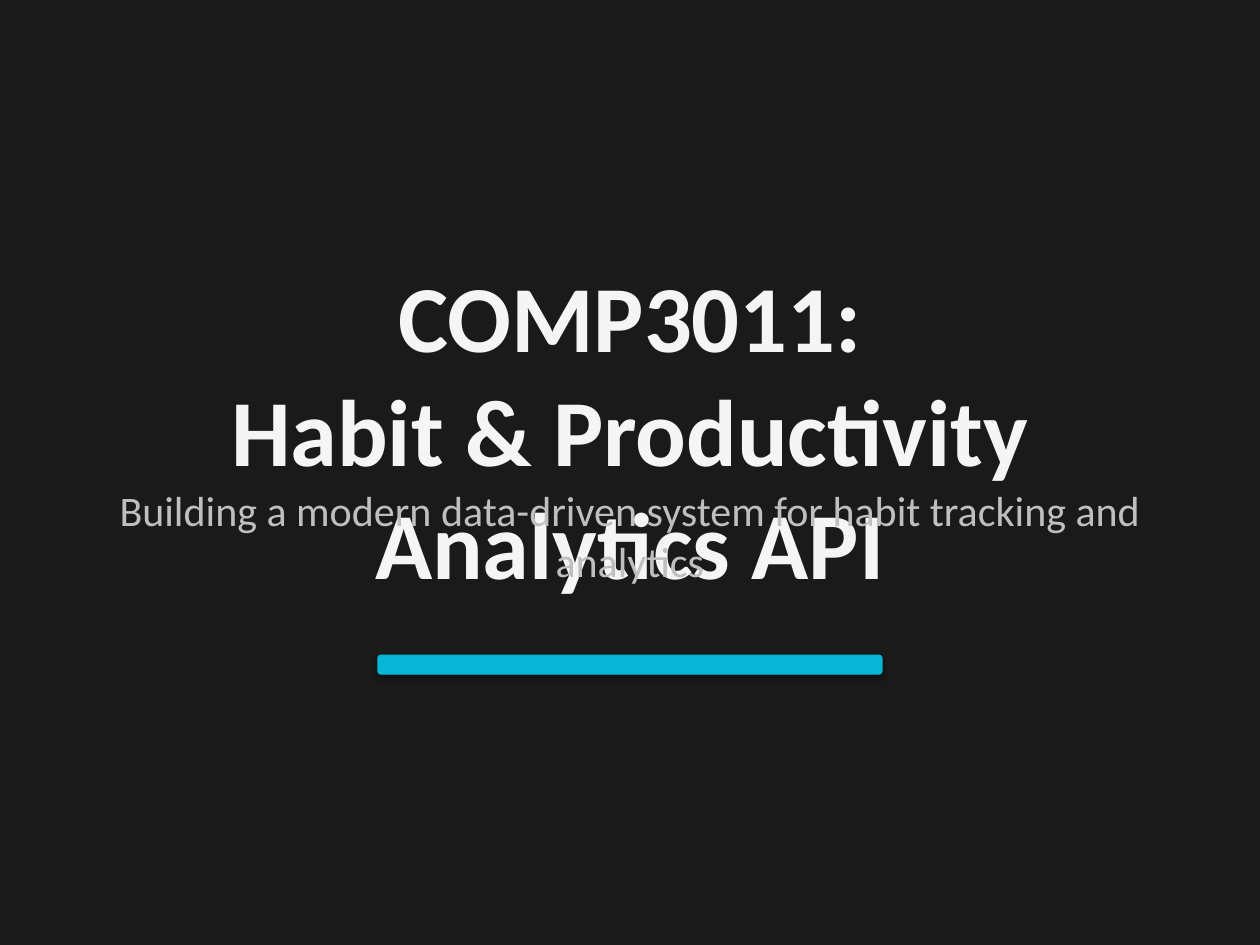
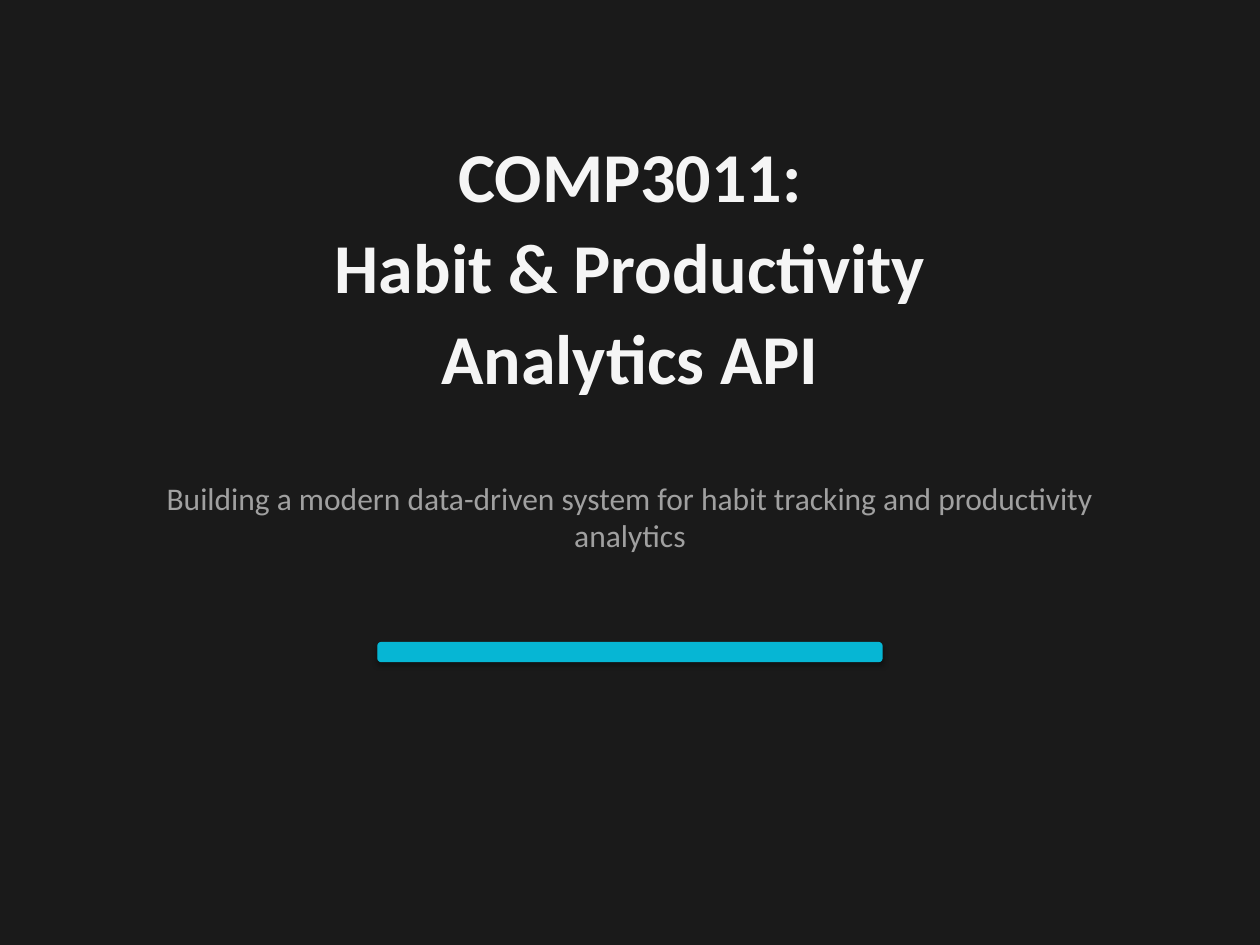
Before and after one commit to NicolasIssa1/COMP3011-CW1-HABIT-API, a slide deck: slide 1 of docs/PRESENTATION.pptx. Drawn at 1260x945 pixels with LibreOffice and Linux fonts; fonts in the diff are those of the drawing. Boxes give left, top, right and bottom in pixels: in the first picture for what was removed or moved away, otherwise in the second. Text is boxed around its words. In the diff, an @@ line names an element or a change of style, - is before the commit and + after.

Commit message:
docs: final presentation polish — fix slide 1 layout, update deliverables slide

```diff
--- a/docs/PRESENTATION.pptx
+++ b/docs/PRESENTATION.pptx
@@ text at [335,156,925,395]: text changed; size 54 to 40 pt @@
-COMP3011:
-Habit & Productivity Analytics API
+COMP3011:
+Habit & Productivity
+Analytics API
@@ text at [167,488,1092,552]: text changed; size 24 to 18 pt; text colour #BFBFBF to #A0A0A0 @@
-Building a modern data-driven system for habit tracking and analytics
+Building a modern data-driven system for habit tracking and productivity analytics
@@ rounded rectangle: place and size @@
-rounded rectangle at [378,655,882,674]
+rounded rectangle at [378,643,882,662]
```
Also in this commit, not shown: 1 other slide changed, 1 slide added, 1 slide removed, 2 other files.
